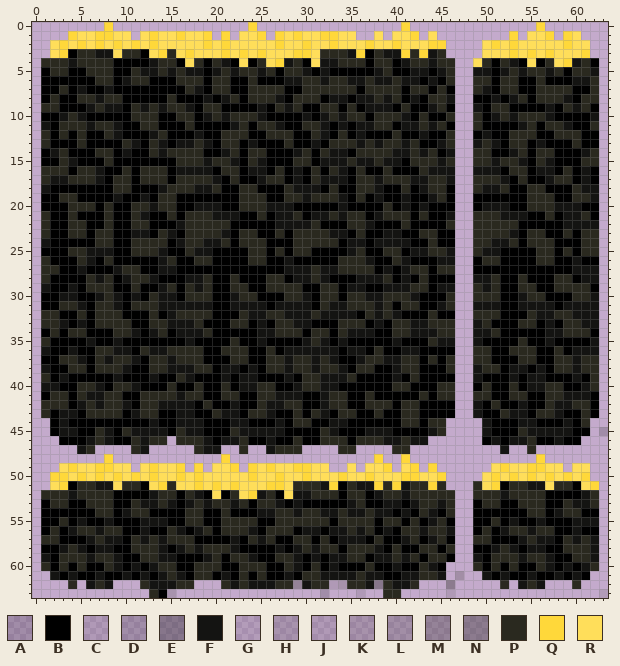
Pixel-art sprite: Assets/art/tilesets/banana lend.png. Above: the version before the commit.
The file is 64x64 pixels. Pixels under 10% opacity are left out.
Palette (. is transparent): A #0000002d  B #000000  C #1414121d  D #14141232  E #14141259  F #141412  G #24241b1b  H #24241b2c  J #2a291f21  K #2a291f30  L #2a291f38  M #2a291f4d  N #2a291f5c  P #2a291f  Q #ffd83a  R #ffde5a
Pixels before, first column x 1:
 0 .......Q...............Q................Q..............Q.......
 1 ...QRRQQRR.RQRRQRRQ.Q.RRQ.QRQRRQQRR..R.RRQ.R........Q.RRQ.QR...
 2 .RQRQRQRQRQRQRRRRRQRQRRRRRQRRQRRQRRRQRRQRRRQQ....RQRQRRRRRQRR..
 3 .RQBPPFFRPPBRQPRQRRRQRQRQRRRQQRPPPFQBPFFQPQFP....RRRQRQRQRRRQ..
 4 PPPFPPPPBBBBFPPBRPBPFBRBPRQFPBRFFPPPBPPBFPPFPP..RPBPFBRBPRQFPB.
 5 BPPBBPPPBBPFFPFPFFBFPFPPFPBPPFBFBBBBBFPBBFFBFP..FFBFPFPPFPBPPF.
 6 BBBBBBPPBFPPBBBPPPBPPBBPBBBFFPPFPPFFPFFPFFBFBP..PPBPPBBPBBBFFP.
 7 BBPBFBBFBBBBBBBBPFBPPBBPPPPBBPPPPPPBPPPPBPPBPB..PFBPPBBPPPPBBP.
 8 BPBBPPFPPBBBBBPBBBFBFPBPPPFBPPPBFFBFFPFPBFBPPF..BBFBFPBPPPFBPP.
 9 PPBBBFPFFBPFPFPPFBPPBBBBFBPFPBBPPBPBFFFBPBBFPB..FBPPBBBBFBPFPB.
10 BBFPFBBBBBPPPBBPPBFPFPPPFBBBBFBFPFPPBPPPFBPBBP..PBFPFPPPFBBBBF.
11 FBPPPFPPFBBPPBBBPBBBBFPBPPFBBPPFBFBFFPPBFFPFPB..PBBBBFPBPPFBBP.
12 PBPBPBBPFBBBFPBBBFBBPPPBBPPPBBPFBPBFBBBPBBFBBP..BFBBPPPBBPPPBB.
13 PBBBPBBBBPFBPFBFFPFBPPBFBBBPBBFBPPPFPFPPFPBBFP..FPFBPPBFBBBPBB.
14 BFPBBBPPBFBBPFPPPPBBFPBPPBBBFPBPFFBPPPPFFPFPBF..PPBBFPBPPBBBFP.
15 BBPFBBBPBBBBBBBPPPFPPFBPFBBBPPBFFFPFFPFFBPPPFP..PPFPPFBPFBBBPP.
16 PPPBPPFBBPBPPPBFFFFBPPBFFBPBFBPBPFBPBBPBBBPFFF..FFFBPPBFFBPBFB.
17 PFFPPPFBPPBPPPBPPPPFBPBBFPPBFBPFFFBPPFPPPFFPPF..PPPFBPBBFPPBFB.
18 FBBBBBBBPPBBBFPPPFFPBBPPBBBPFFFBPBBPPFBBPBFPPB..PFFPBBPPBBBPFF.
19 BBPPBBBBFBBFBPPBBBBBBBPPPBBPPFPPPFBPBFBBFBBFPB..BBBBBBPPPBBPPF.
20 BBBPPPBPBBPPFPPBBFFFBBPPPFFFBBBBBFBBBBPBFBFBBB..BFFFBBPPPFFFBB.
21 PBBPBBBPBBPFBBPBPPPFFFBBPBFFPBFFPFPPBFPPPBPBBF..PPPFFFBBPBFFPB.
22 PBBPPBBPBBPPBBBFPPPPPBBBBBFFFFPBBBPPFBBBPBBBBP..PPPPPBBBBBFFFF.
23 PBBPPBPPBBFFBPFBPPPPFBPPBBPBPPPPFFBPBBFFBBPPBB..PPPPFBPPBBPBPP.
24 FBBBBBPPBBPPPPBFPPFFPBPPPBBBPPPPPBFFBFFFFBBPBB..PPFFPBPPPBBBPP.
25 BBBPPFFFBBPPPFBBPFFBBBBPPBPBPPBBBBFPBBPPBFFPPF..PFFBBBBPPBPBPP.
26 PBBBPFBPBBBBBFPBBPPBBBBPPBBFBBBBBPPPFBBPFBBBFF..BPPBBBBPPBBFBB.
27 PPBBFBBBFPPBBFFBBBBBBBBBBBBFFFPFFPPPPBFBFPPBPP..BBBBBBBBBBBFFF.
28 PBBBBPFPBFPPFBBBFFPBBPBBBPPBFFPFBBBFFFPBFBPBBB..FFPBBPBBBPPBFF.
29 FBBFBPPPBBPBBFPBPFPBBPPBBPPPPBBPPBFFBBFFFPPBFF..PFPBBPPBBPPPPB.
30 BBFFBBFPFBFBPFFBPPPBBFPPBBBPPFBPPBPPFFPPPFBBBP..PPPBBFPPBBBPPF.
31 BBPPFBPPFBPPPFFFFFFBBFFFFBFFFFBPFFPPPFPBPPBBFP..FFFBBFFFFBFFFF.
32 PPBBPBPPPBBBPBFPPPPBBBPFFPPFFFPFFFFBPFPFBBBPBB..PPPBBBPFFPPFFF.
33 PPFBFBPPPPBBPPFFFPBBBPPBFBPPFFBBBPPPBFBPPFFPPP..FPBBBPPBFBPPFF.
34 BPBPPBBBPPFBFPBFFFPBBBBBFFPPPBPPBPFFFBBPPFFFPP..FFPBBBBBFFPPPB.
35 PBBBBFBBFBBBBBBBFBBBBPBBFBBBBFPFBFBBBBBFBBBPFF..FBBBBPBBFBBBBF.
36 FBBFBBPPFFBPFFPPPPBBPPPBBPBFFFFFFBFFBPBBFFBBBB..PPBBPPPBBPBFFF.
37 BBPPFBPFPPFBPPFPPPBBBPPBBPPFPPFPFBBFPPFFPPBPBP..PPBBBPPBBPPFPP.
38 FBBPPBPPPFBBPPFFFPPBFFBFBPPFPPFPPFBPPBBFPPBBBP..FPPBFFBFBPPFPP.
39 PBFBBBBBFBBBFBBPFBBBFBFFBBBFBPPFFFPBBBBFBPBBBB..FBBBFBFFBBBFBP.
40 FFBBPPFBPPFBBBPBBPBBPBFFPPBBFPPFFBBBBBBPPBBBPP..BPBBPBFFPPBBFP.
41 BPPBPFFPPBBPPPPFPPBBPPBBPPFFFBBFPPBBPBBBBBPBPP..PPBBPPBBPPFFFB.
42 PPPBFPFPPFBPPFFFFBPBBFBBPFFPPBBFPPBBPPPBPPBBBB..FBPBBFBBPFFPPB.
43 PBFFBPPPPBFPPBBFFBBPFFBPPFBBPBPFBPPBBPBBPPBBBB..FBBPFFBPPFBBPB.
44 .BFBBBBBBBBBFBBFFFBBBFFBBBFBPPBBFFBBBBBBPPBPP....FBBBFFBBBFBP..
45 .BFFBBPFBPFFFFBPFFBBBPFFFFFBBBBPFBBBFFFBBBBFP....FBBBPFFFFFBB.A
46 ..BBBFPFBBPFPP.PPPFBFFPBBFBBPBBPPPBPPPFFPFF......BFBFFPBBFBB...
47 ....FP....PF.....PFF..P..FPPP....PP....PP..........F..P........
48 .......Q............Q................Q..Q..............Q.......
49 ..RQRRQQRR.RQRRQ.Q.RRQ.QRQRRQQRR..R.RRQ.RQ.Q......RQRRQQRR.RR..
50 .QQRQRQRQRQRQRRQRQRRRRRQRRQRRQRRRQRRQRRRQQRRQ....RQRQRQRQRQRQ..
51 .RQBPPFFRPPBRQPRRQRQRQRRRQQRPPPFQBPFFQPQFPPQP...PRQBPPFFRPPBRQ.
52 PPPFPPPPBBBBFPPBPFBRBPRQFPBRFFPPPBPPBFPPFPPPPP..PPPFPPPPBBBBFP.
53 BPPBBPPPBBPFFPFBFPFPPFPBPPFBFBBBBBFPBBFFBFPPFP..BPPBBPPPBBPFFP.
54 BBBBBBPPBFPPBBBBPPBBPBBBFFPPFPPFFPFFPFFBFBPFBP..BBBBBBPPBFPPBB.
55 BBPBFBBFBBBFFFBBPPBBPPPPBBPPPPPPBPPPPBPPBPBFPB..BBPBFBBFBBBFFF.
56 BPBFPPFPPBBFBBPFBFPBPPPFBPPPBFFBFFPFPBFBPPFPPF..BPBFPPFPPBBFBB.
57 PPBBBFPFFBPFPFPPPBBBBFBPFPBBPPBPBFFFBPBBFPBFPB..PPBBBFPFFBPFPF.
58 BBFPFBFFBBPPPFBFPFPPPFBBBBFBFPFPPBPPPFBPBBPPBP..BBFPFBFFBBPPPF.
59 FBPPPFPPFBBPPFFBBBFPBPPFBBPPFBFBFFPPBFFPFPBPPB..FBPPPFPPFBBPPF.
60 PBPBPBBPFBFBFPPBBPPPBBPPPBBPFBPBFBBBPBBFBBPFB...PBPBPBBPFBFBFP.
61 .FBFBBFBBFBFBFPFBPPBFBPBPBBFBPPFFFFPFFBBFFPPF.L..FBFBBFBBFBFB..
62 ...P.FPF...PFFFPP...PFPFFFPPMFPPJKPPFEPFFP...N.....P.FPF...P...
63 ............PBH................D...C..PP.....J................G
And afterwards:
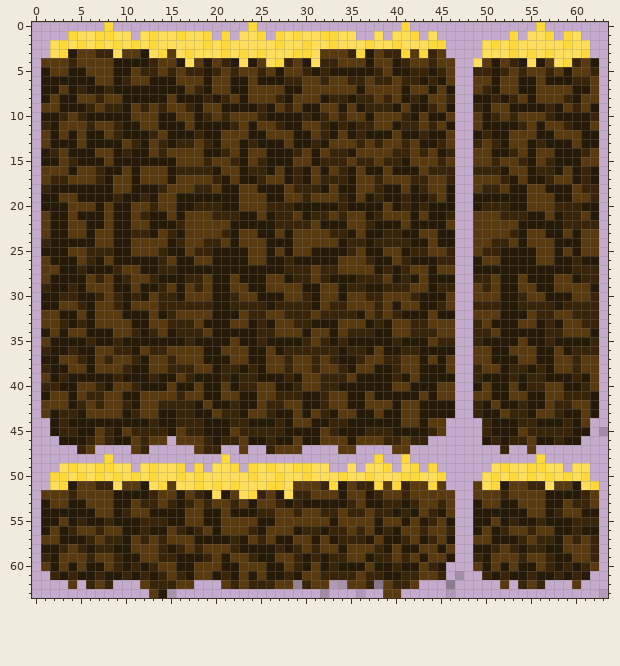
From old to new:
colour B: #000000 -> #251a07
colour F: #141412 -> #382409
colour P: #2a291f -> #593a0e
Pixel boxes of the changes (left, top, right, bottom) in both pictures:
changed: (41, 49, 599, 454)
changed: (41, 481, 599, 598)
